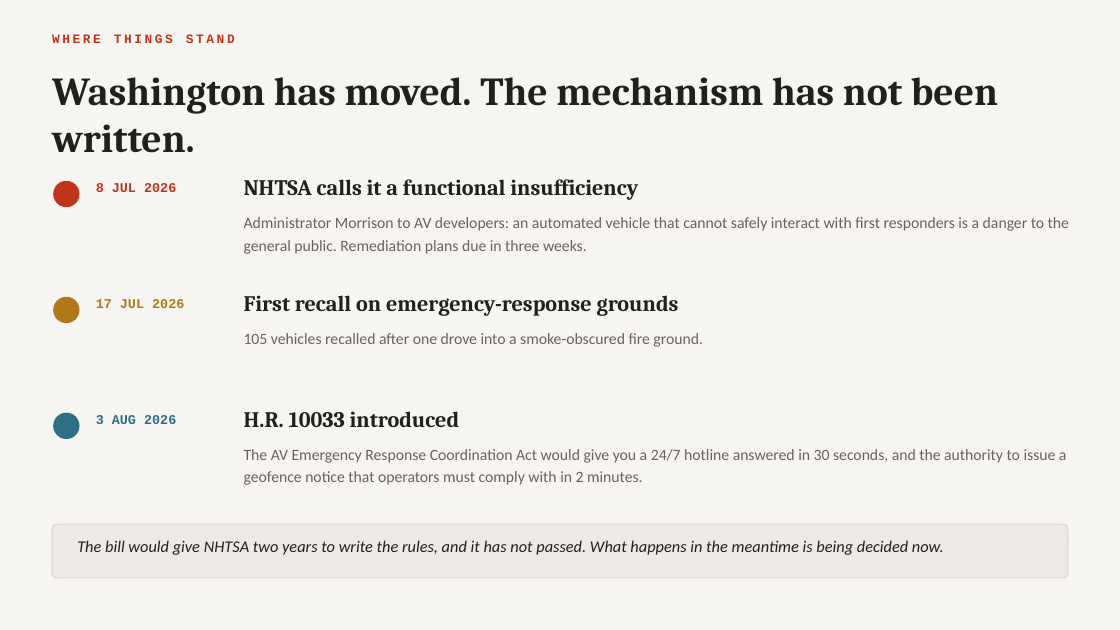
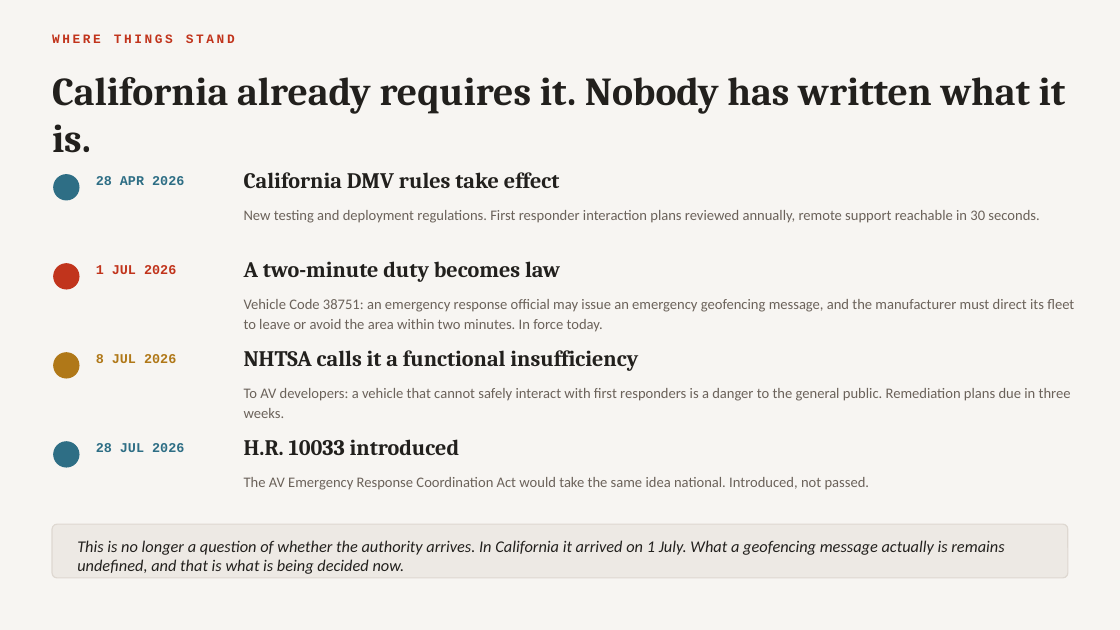
Before and after one commit to The-Center-for-Auto-Safety/Geo-Fence-Notification, a slide deck: slide 3 of brief/GFN-first-responder-briefing.pptx. Drawn at 1120x630 pixels with LibreOffice and Linux fonts; fonts in the diff are those of the drawing. Boxes give left, top, right and bottom in pixels: in the first picture for what was removed or moved away, otherwise in the second. Text is boxed around its words. In the diff, an @@ line names an element or a change of style, - is before the commit and + after.

Commit message:
Add review tooling and rebuild the briefing deck

```diff
--- a/brief/GFN-first-responder-briefing.pptx
+++ b/brief/GFN-first-responder-briefing.pptx
@@ text at bbox=[52, 77, 1066, 153]: text changed @@
-Washington has moved. The mechanism has not been written.
+California already requires it. Nobody has written what it is.
@@ ellipse added at bbox=[54, 175, 79, 200], fill #2E6E85, outline #2E6E85 1 pt @@
@@ text added at bbox=[96, 176, 184, 185], 11.5 pt, text #2E6E85, bold @@
+28 APR 2026
@@ text added at bbox=[244, 172, 560, 189], 19 pt, text #22201D, bold @@
+California DMV rules take effect
@@ text added at bbox=[244, 210, 1039, 223], 12.5 pt, text #6B625A @@
+New testing and deployment regulations. First responder interaction plans reviewed annually, remote support reachable in 30 seconds.
@@ ellipse: place and size @@
-ellipse at bbox=[54, 181, 79, 207]
+ellipse at bbox=[54, 264, 79, 289]
@@ text at bbox=[96, 265, 176, 274]: text changed; text colour #B07818 to #C1341C @@
-17 JUL 2026
+1 JUL 2026
@@ text added at bbox=[244, 261, 560, 282], 19 pt, text #22201D, bold @@
+A two-minute duty becomes law
@@ text removed at bbox=[244, 295, 679, 316] @@
-First recall on emergency-response grounds
@@ text added at bbox=[244, 299, 1074, 332], 12.5 pt, text #6B625A @@
+Vehicle Code 38751: an emergency response official may issue an emergency geofencing message, and the manufacturer must direct its fleet to leave or avoid the area within two minutes. In force today.
@@ ellipse: place and size @@
-ellipse at bbox=[54, 297, 79, 323]
+ellipse at bbox=[54, 353, 79, 378]
@@ text "8 JUL 2026": place and size @@
-text "8 JUL 2026" at bbox=[96, 183, 176, 192]
+text "8 JUL 2026" at bbox=[96, 354, 176, 363]
@@ text "8 JUL 2026" at bbox=[96, 354, 176, 363]: text colour #C1341C to #B07818 @@
@@ text "NHTSA calls it a functional ...": place and size @@
-text "NHTSA calls it a functional ..." at bbox=[244, 179, 638, 200]
+text "NHTSA calls it a functional ..." at bbox=[244, 350, 638, 371]
@@ text removed at bbox=[244, 333, 703, 347] @@
-105 vehicles recalled after one drove into a smoke-obscured fire ground.
@@ text at bbox=[244, 388, 1071, 418]: text changed; size 13.5 to 12.5 pt @@
-Administrator Morrison to AV developers: an automated vehicle that cannot safely interact with first responders is a danger to the general public. Remediation plans due in three weeks.
+To AV developers: a vehicle that cannot safely interact with first responders is a danger to the general public. Remediation plans due in three weeks.
@@ ellipse: place and size @@
-ellipse at bbox=[54, 413, 79, 439]
+ellipse at bbox=[54, 442, 79, 467]
@@ text at bbox=[96, 443, 184, 452]: text changed @@
-3 AUG 2026
+28 JUL 2026
@@ text "H.R. 10033 introduced": place and size @@
-text "H.R. 10033 introduced" at bbox=[244, 411, 460, 427]
+text "H.R. 10033 introduced" at bbox=[244, 439, 460, 455]
@@ text at bbox=[244, 477, 870, 490]: text changed; size 13.5 to 12.5 pt @@
-The AV Emergency Response Coordination Act would give you a 24/7 hotline answered in 30 seconds, and the authority to issue a geofence notice that operators must comply with in 2 minutes.
+The AV Emergency Response Coordination Act would take the same idea national. Introduced, not passed.
@@ text at bbox=[77, 540, 1004, 574]: text changed @@
-The bill would give NHTSA two years to write the rules, and it has not passed. What happens in the meantime is being decided now.
+This is no longer a question of whether the authority arrives. In California it arrived on 1 July. What a geofencing message actually is remains undefined, and that is what is being decided now.
```
Also in this commit, not shown: 4 other slides changed, 6 other files.
